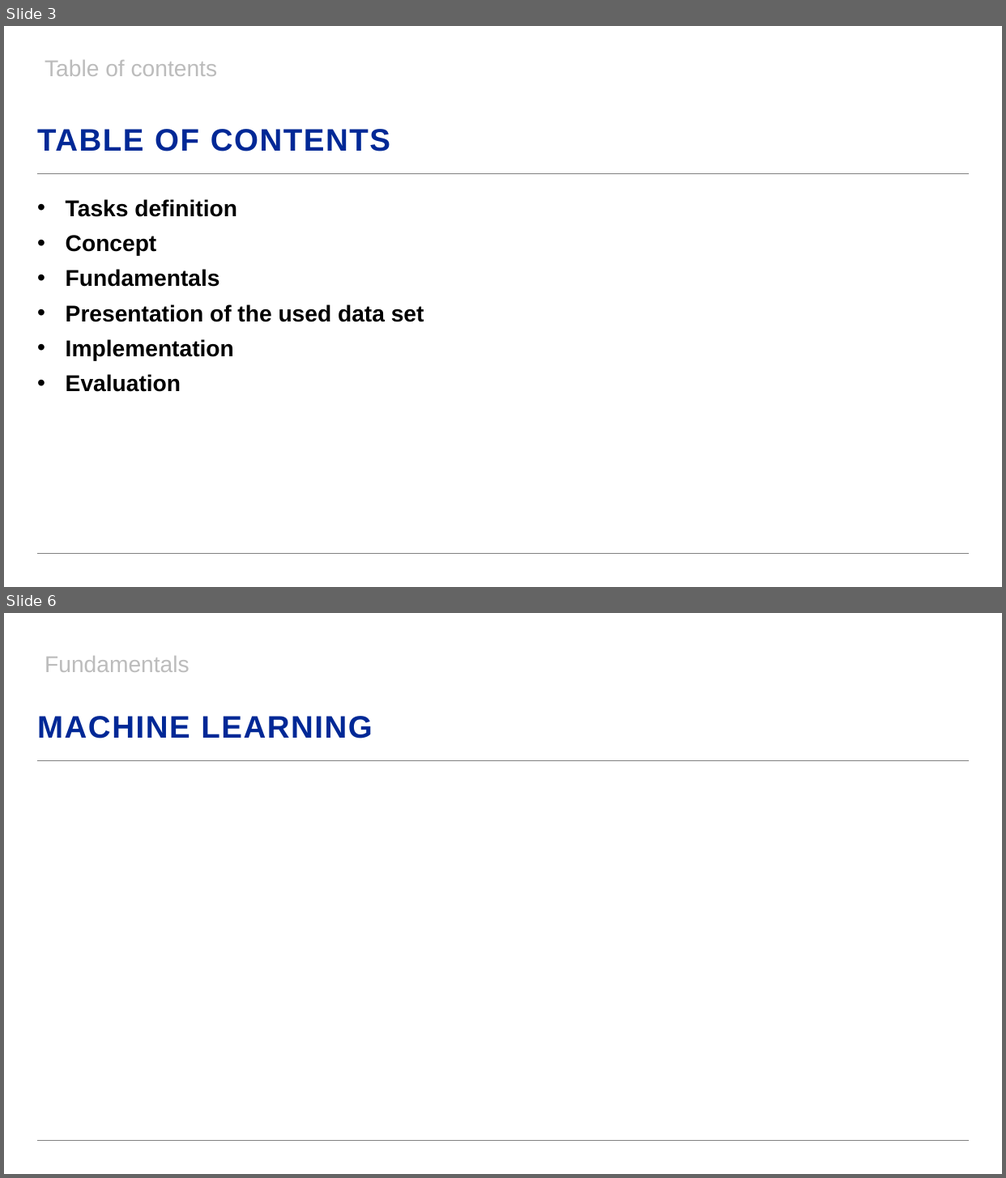
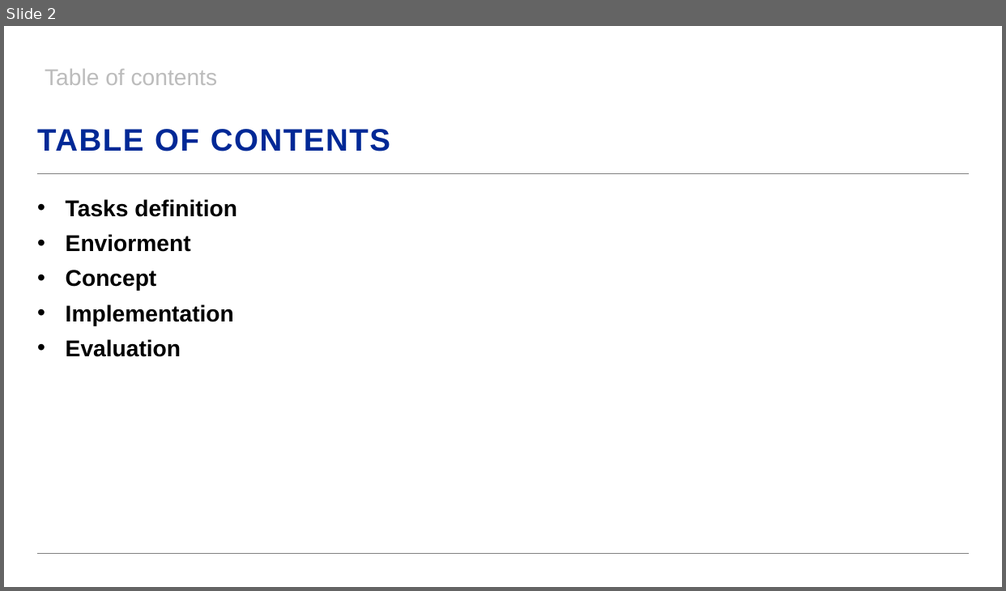
Before and after one commit to dominik-buecher/Architectur_Planning, a slide deck: Architecture_and_Planning.pptx. Shown one above the other, each under a label of ours: slides 3 and 6 before the commit, slide 2 after it; the slides between them are not shown. The pictures are 1006x1178 and 1006x591 pixels, drawn with LibreOffice and Linux fonts; fonts in the diff are those of the drawing; background and template pictures are left out. Boxes give left, top, right and bottom in pixels: in the first picture for what was removed or moved away, otherwise in the second. Text is boxed around its words. In the diff, an @@ line names an element or a change of style, - is before the commit and + after.

```diff
--- a/Architecture_and_Planning.pptx
+++ b/Architecture_and_Planning.pptx
@@ slide 6 removed at [4,613,1002,1174], background #FFFFFF; not listed: 2 template elements that a slide beside it also shows @@
@@ text removed at [44,656,189,672] @@
-Fundamentals
@@ title removed at [37,716,372,739] @@
-MACHINE LEARNING
@@ what was slide 3 is now slide 2 @@
@@ slide 2 changed as well @@
@@ text "Table of contents": place and size @@
-text "Table of contents" at [44,60,218,76]
+text "Table of contents" at [44,69,218,85]
@@ text at [66,234,191,252]: paragraph added @@
+• Enviorment
@@ text at [66,269,424,322]: paragraphs removed @@
-• Fundamentals
-• Presentation of the used data set
```
Also in this commit, not shown: 13 slides added, 4 other slides removed, 21 other files.
